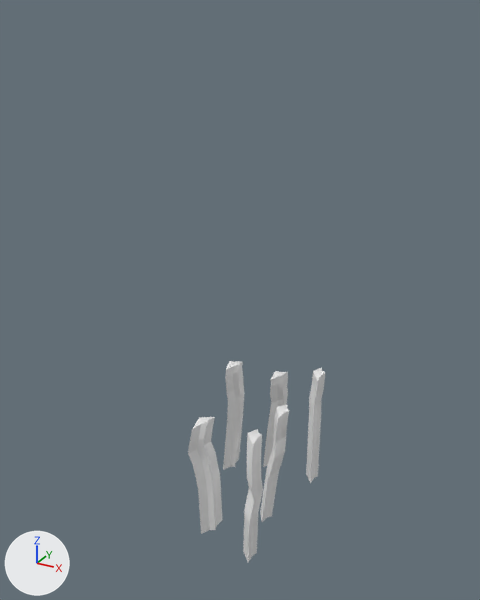
The Blender file Assets/Collaborators/Jordan/Models/SeagrassSextupleLowTriCount.blend: old version first, new version second.
One viewpoint serves both versions: a 50 mm camera at (24.5, -52.6, 46.5) aimed at (-3.9, -0.9, 20.7). Lighting does not change. The marker at lower left points along +X, +Y and +Z.
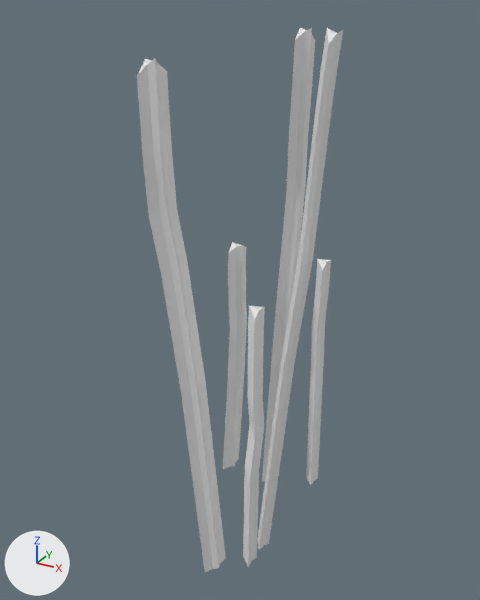
Boxes (x1, y1, x2, y2) around the edits, measured in the pictures (480 x 600 px):
'Cube.003', moved, rescaled (150% wider, 336% taller): before (188, 417, 223, 534); after (137, 58, 226, 572)
'Cube.002', moved, rescaled (181% wider, 343% taller): before (260, 405, 290, 522); after (257, 28, 343, 550)
'Cube.004', moved, rescaled (108% wider, 370% taller): before (263, 371, 288, 467); after (262, 27, 315, 482)
'Cube.005', moved, rescaled (10% wider, 96% taller): before (243, 429, 263, 562); after (243, 305, 265, 567)
'Cube.001', moved, rescaled (9% wider, 107% taller): before (223, 361, 245, 470); after (223, 242, 247, 469)
'Cube.000', moved, rescaled (30% wider, 95% taller): before (306, 368, 325, 484); after (306, 259, 331, 486)

What the commit changed:
Object 'Cube.002' (ob_cube_002) moves from (0.1, -2.4, -1.8) to (0.1, -2.4, -2.7).
Object 'Cube.002' (ob_cube_002) is rescaled from (1.24, 1.01, 1.0) to (1.27, 1.01, 3.98).
Object 'Cube.000' (ob_cube_000) moves from (2.5, 4.2, -0.4) to (2.5, 4.2, 0.2).
Object 'Cube.000' (ob_cube_000) is rescaled from (1.24, 1.01, 1.0) to (1.24, 1.01, 2.0).
Object 'Cube.001' (ob_cube_001) moves from (-6.2, 1.1, 0.1) to (-6.2, 1.1, 1.2).
Object 'Cube.001' (ob_cube_001) is rescaled from (1.24, 1.01, 1.0) to (1.24, 1.01, 2.0).
Object 'Cube.003' (ob_cube_003) moves from (-4.4, -6.4, -2.3) to (-4.4, -6.4, -4.6).
Object 'Cube.003' (ob_cube_003) is rescaled from (1.24, 1.01, 1.0) to (1.26, 1.02, 3.97).
Object 'Cube.004' (ob_cube_004) moves from (-3.0, 5.1, -1.2) to (-3.0, 5.1, -0.2).
Object 'Cube.004' (ob_cube_004) is rescaled from (1.24, 1.01, 1.0) to (1.24, 1.02, 3.98).
Object 'Cube.005' (ob_cube_005) moves from (1.7, -9.1, -0.5) to (1.7, -9.1, 0.0).
Object 'Cube.005' (ob_cube_005) is rescaled from (1.24, 1.01, 1.0) to (1.24, 1.01, 2.0).
